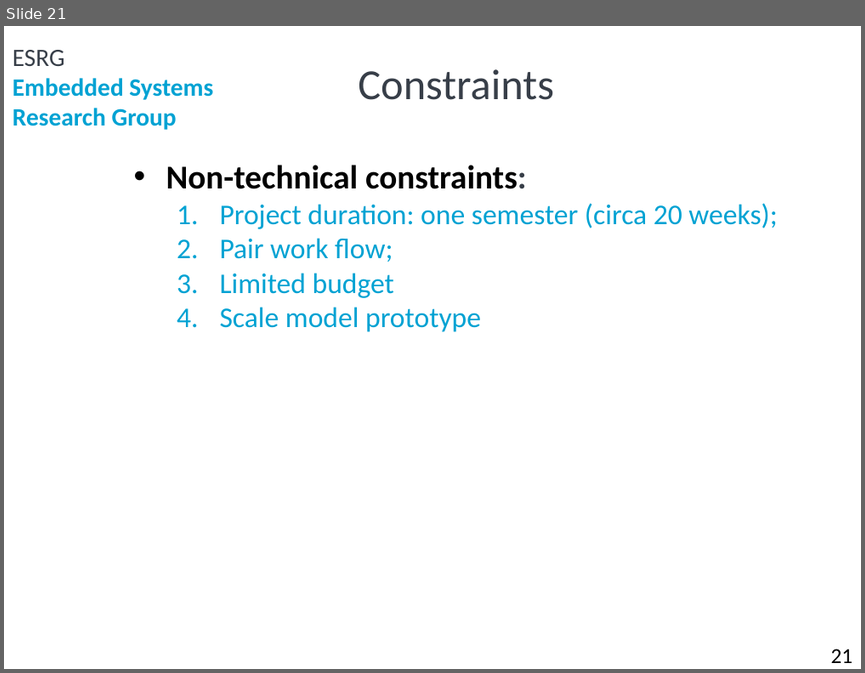
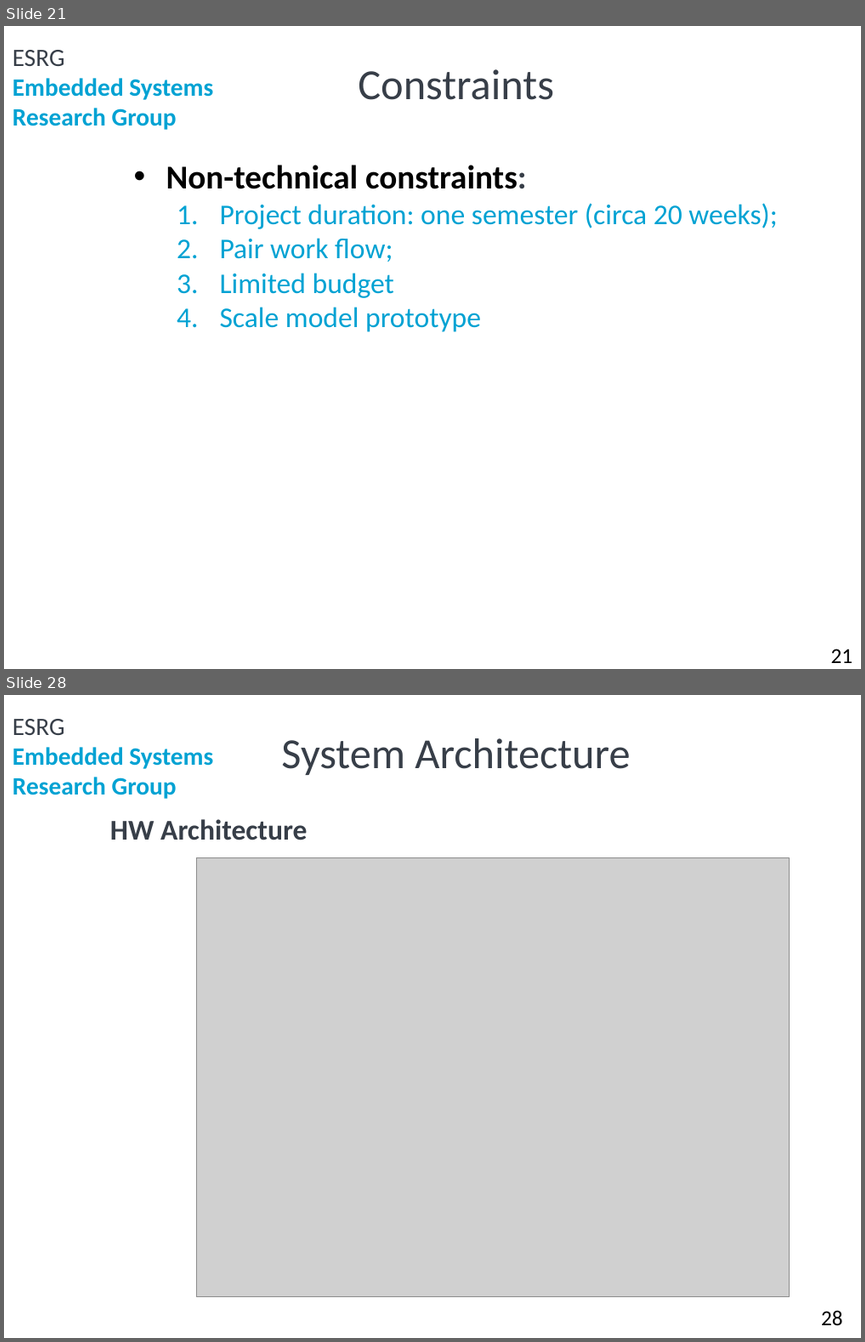
Before and after one commit to ElectroQuanta/MDO, a slide deck: Proj/presentations/Phase1_a50178_JosePires_a88258_HugoFreitas.pptx. Shown one above the other, each under a label of ours: slide 21 before the commit, slides 21 and 28 after it; the slides between them are not shown. The pictures are 865x673 and 865x1342 pixels, drawn with LibreOffice and Linux fonts; fonts in the diff are those of the drawing; grey boxes stand for pictures; background and template pictures are left out. Boxes give left, top, right and bottom in pixels: in the first picture for what was removed or moved away, otherwise in the second. Text is boxed around its words. In the diff, an @@ line names an element or a change of style, - is before the commit and + after.

```diff
--- a/Proj/presentations/Phase1_a50178_JosePires_a88258_HugoFreitas.pptx
+++ b/Proj/presentations/Phase1_a50178_JosePires_a88258_HugoFreitas.pptx
@@ slide 28 added at (4, 695, 861, 1338), background #FFFFFF; not listed: 2 template elements that a slide beside it also shows @@
@@ title added at (281, 738, 630, 775), 36 pt, text #373E48 @@
+System Architecture
@@ text added at (110, 819, 307, 840), 24 pt, text #373E48, bold @@
+HW Architecture
@@ picture added at (196, 858, 788, 1297) @@
@@ page number added at (821, 1310, 843, 1326), 18 pt, text #000000 @@
+28
```
Also in this commit, not shown: 1 slide changed, 9 other slides added.
